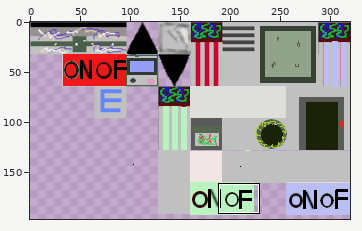
File history of a sprite sheet, dist/final_project_assets/tilemaps/level5.png. The first picture is a wide view before the edit; the outline marks the close-up.
Close-up. Before:
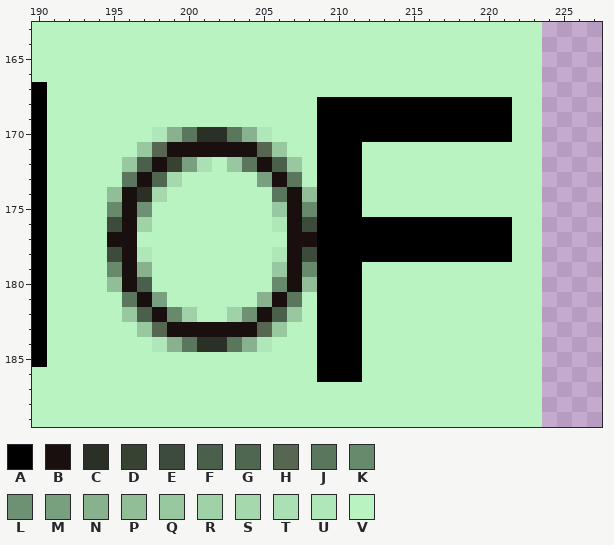
The file is 320x320 pixels. Pixels under 10% opacity are left out. Colours within 5 levels of each other are drawn and written as one. Shown: x 190..227, y 163..189. The wide view leaves out empty margins. The commit also changed other parts of the picture, which this record leaves out.
Palette (. is transparent): A #000000  B #190f0f  C #2a3026  D #374232  E #3c4b3c  F #4a604a  G #4f6651  H #566651  J #5a765d  K #678a6d  L #6d9172  M #789f7e  N #88b28e  P #91be97  Q #98c89f  R #9fd2a7  S #a5d9ad  T #aae0b3  U #b0e7b9  V #b9f3c2
Pixels before, first column x 190:
163 VVVVVVVVVVVVVVVVVVVVVVVVVVVVVVVVVV
164 VVVVVVVVVVVVVVVVVVVVVVVVVVVVVVVVVV
165 VVVVVVVVVVVVVVVVVVVVVVVVVVVVVVVVVV
166 VVVVVVVVVVVVVVVVVVVVVVVVVVVVVVVVVV
167 AVVVVVVVVVVVVVVVVVVVVVVVVVVVVVVVVV
168 AVVVVVVVVVVVVVVVVVVAAAAAAAAAAAAAVV
169 AVVVVVVVVVVVVVVVVVVAAAAAAAAAAAAAVV
170 AVVVVVVVUNJCCJNUVVVAAAAAAAAAAAAAVV
171 AVVVVVVQHBBBBBBHQVVAAAVVVVVVVVVVVV
172 AVVVVVQFBDMTVQJBFQVAAAVVVVVVVVVVVV
173 AVVVVVJBGSVVVVVMBJVAAAVVVVVVVVVVVV
174 AVVVVPBCSVVVVVVVJBPAAAVVVVVVVVVVVV
175 AVVVVKBLVVVVVVVVQBKAAAVVVVVVVVVVVV
176 AVVVVEBRVVVVVVVVUBEAAAAAAAAAAAAAVV
177 AVVVVBBVVVVVVVVVVBBAAAAAAAAAAAAAVV
178 AVVVVEBUVVVVVVVVUBEAAAAAAAAAAAAAVV
179 AVVVVKBNVVVVVVVVQBKAAAVVVVVVVVVVVV
180 AVVVVPBFVVVVVVVVKBPAAAVVVVVVVVVVVV
181 AVVVVVJBMVVVVVVNBJVAAAVVVVVVVVVVVV
182 AVVVVVQFBKRVVRLBFQVAAAVVVVVVVVVVVV
183 AVVVVVVQHBBBBBBHQVVAAAVVVVVVVVVVVV
184 AVVVVVVVUNJCCJNUVVVAAAVVVVVVVVVVVV
185 AVVVVVVVVVVVVVVVVVVAAAVVVVVVVVVVVV
186 VVVVVVVVVVVVVVVVVVVAAAVVVVVVVVVVVV
187 VVVVVVVVVVVVVVVVVVVVVVVVVVVVVVVVVV
188 VVVVVVVVVVVVVVVVVVVVVVVVVVVVVVVVVV
189 VVVVVVVVVVVVVVVVVVVVVVVVVVVVVVVVVV
After the commit:
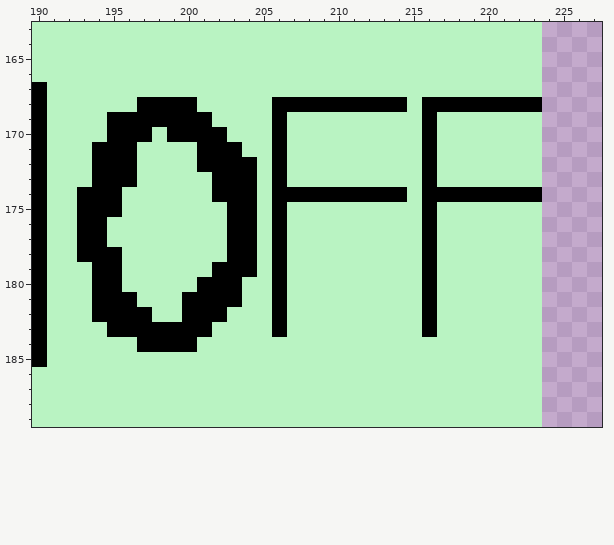
Edits made:
y 168: x 197..200 VVVV -> AAAA; x 206..208 VVV -> AAA; x 215 A -> V; x 222..223 VV -> AA
y 169: x 195..201 VVVVVVV -> AAAAAAA; x 206 V -> A; x 209..215 AAAAAAA -> VVVVVVV; x 217..221 AAAAA -> VVVVV
y 170: x 195..206 VVVUNJCCJNUV -> AAAVAAAAVVVA; x 209..215 AAAAAAA -> VVVVVVV; x 217..221 AAAAA -> VVVVV
y 171: x 194..206 VVVQHBBBBBBHQ -> AAAVVVVAAAVVA; x 209..211 AAA -> VVV; x 216 V -> A
y 172: x 194..207 VVQFBDMTVQJBFQ -> AAAVVVVAAAAVAV; x 209..211 AAA -> VVV; x 216 V -> A
y 173: x 194..199 VVJBGS -> AAAVVV; x 202..207 VVVMBJ -> AAAVAV; x 209..211 AAA -> VVV; x 216 V -> A
y 174: x 193..198 VVPBCS -> AAAVVV; x 202..204 VVV -> AAA; x 206..208 JBP -> AAA; x 212..214 VVV -> AAA; x 216..223 VVVVVVVV -> AAAAAAAA
y 175: x 193..197 VVKBL -> AAAVV; x 203..204 VV -> AA; x 206..211 QBKAAA -> AVVVVV; x 216 V -> A
y 176: x 193..197 VVEBR -> AAVVV; x 203..204 VV -> AA; x 206..215 UBEAAAAAAA -> AVVVVVVVVV; x 217..221 AAAAA -> VVVVV
y 177: x 193..196 VVBB -> AAVV; x 203..204 VV -> AA; x 206..215 VBBAAAAAAA -> AVVVVVVVVV; x 217..221 AAAAA -> VVVVV
y 178: x 193..197 VVEBU -> AAAVV; x 203..204 VV -> AA; x 206..215 UBEAAAAAAA -> AVVVVVVVVV; x 217..221 AAAAA -> VVVVV
y 179: x 194..197 VKBN -> AAVV; x 202..204 VVV -> AAA; x 206..211 QBKAAA -> AVVVVV; x 216 V -> A
y 180: x 194..197 VPBF -> AAVV; x 201..203 VVV -> AAA; x 206..211 KBPAAA -> AVVVVV; x 216 V -> A
y 181: x 194..198 VVJBM -> AAAVV; x 200..203 VVVV -> AAAA; x 205..207 NBJ -> VAV; x 209..211 AAA -> VVV; x 216 V -> A
y 182: x 194..207 VVQFBKRVVRLBFQ -> AAAAVVAAAVVVAV; x 209..211 AAA -> VVV; x 216 V -> A
y 183: x 195..206 VVQHBBBBBBHQ -> AAAAAAAVVVVA; x 209..211 AAA -> VVV; x 216 V -> A
y 184: x 197..205 VUNJCCJNU -> AAAAVVVVV; x 209..211 AAA -> VVV
y 185..186: x 209..211 AAA -> VVV
Pixel boxes of the changes (left, top, right, bottom) in both close-ups:
changed: (77, 97, 542, 382)
